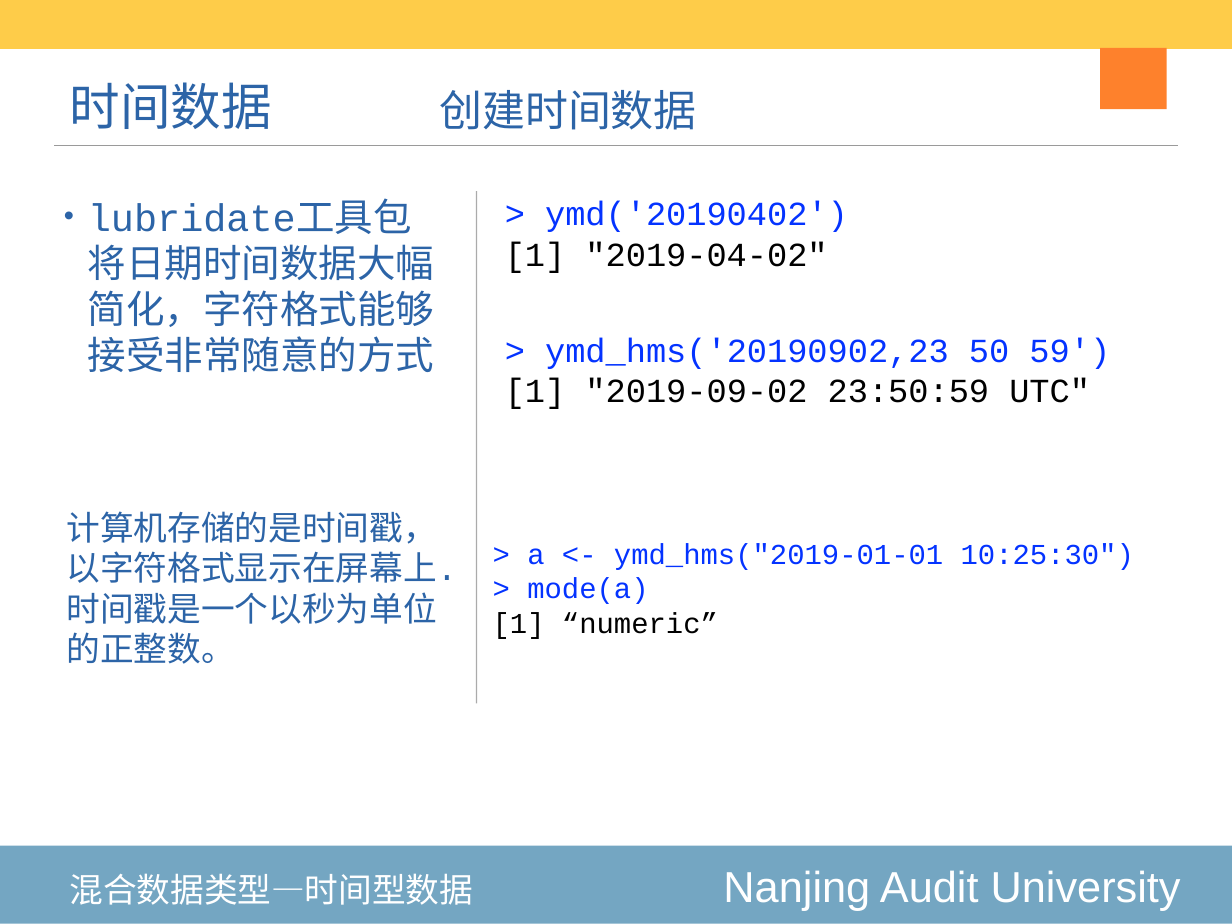
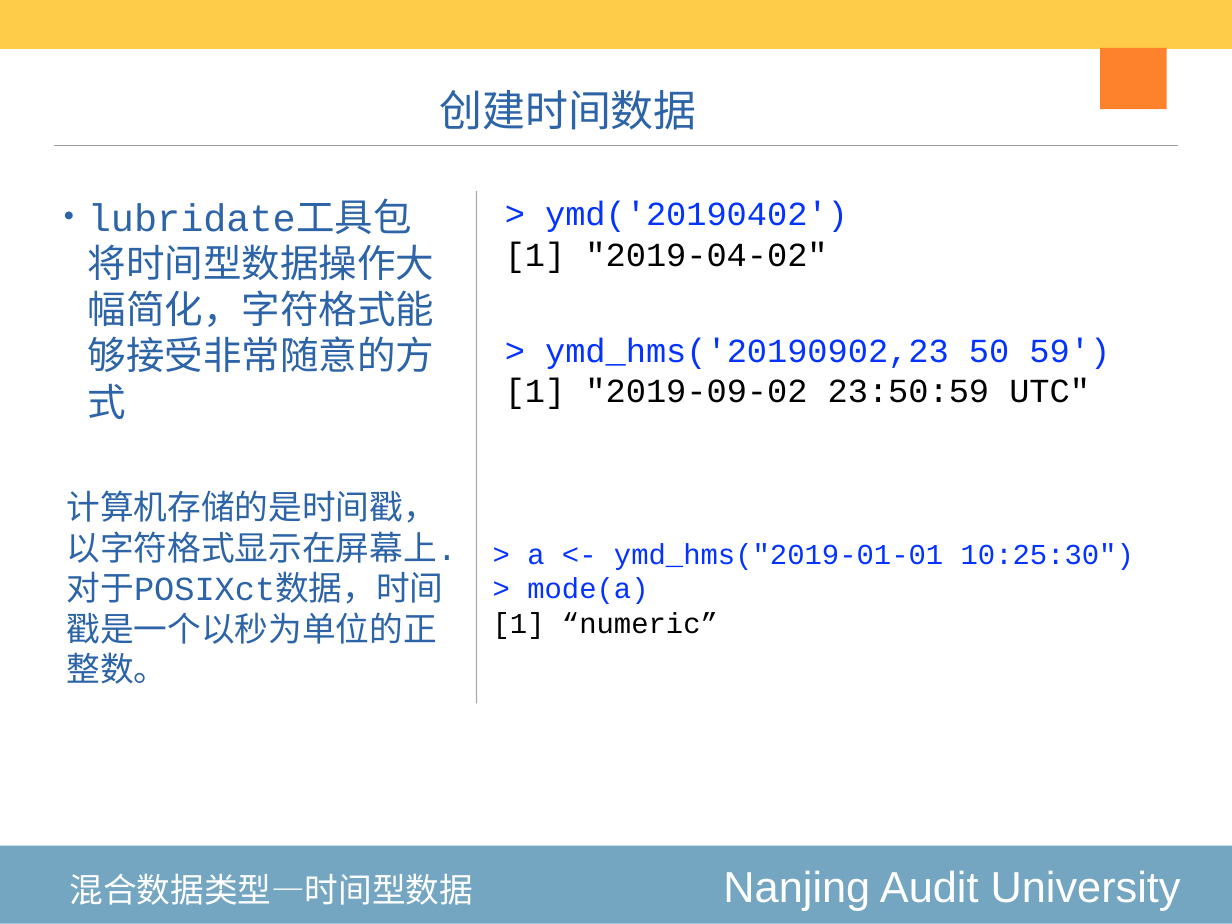
Before and after one commit to exoplanetX/DataAnalytics, a slide deck: slide 12 of 2020-3-高级数据结构.pptx (slide 10 before the commit). Drawn at 1232x924 pixels with LibreOffice and Linux fonts; fonts in the diff are those of the drawing. Boxes give left, top, right and bottom in pixels: in the first picture for what was removed or moved away, otherwise in the second. Text is boxed around its words. In the diff, an @@ line names an element or a change of style, - is before the commit and + after.

```diff
--- a/2020-3-高级数据结构.pptx
+++ b/2020-3-高级数据结构.pptx
@@ title removed at (69,82,271,129) @@
-时间数据
@@ text at (88,290,435,419): text changed @@
-• lubridate工具包将日期时间数据大幅简化，字符格式能够接受非常随意的方式
+• lubridate工具包将时间型数据操作大幅简化，字符格式能够接受非常随意的方式
@@ text "计算机存储的是时间戳，以字符格式显示在屏幕上.": place and size @@
-text "计算机存储的是时间戳，以字符格式显示在屏幕上." at (67,511,457,664)
+text "计算机存储的是时间戳，以字符格式显示在屏幕上." at (67,490,457,684)
@@ text at (67,571,444,684): text changed @@
-时间戳是一个以秒为单位的正整数。
+对于POSIXct数据，时间戳是一个以秒为单位的正整数。
```
Also in this commit, not shown: 5 other slides changed, 2 slides added, 3 other files.
